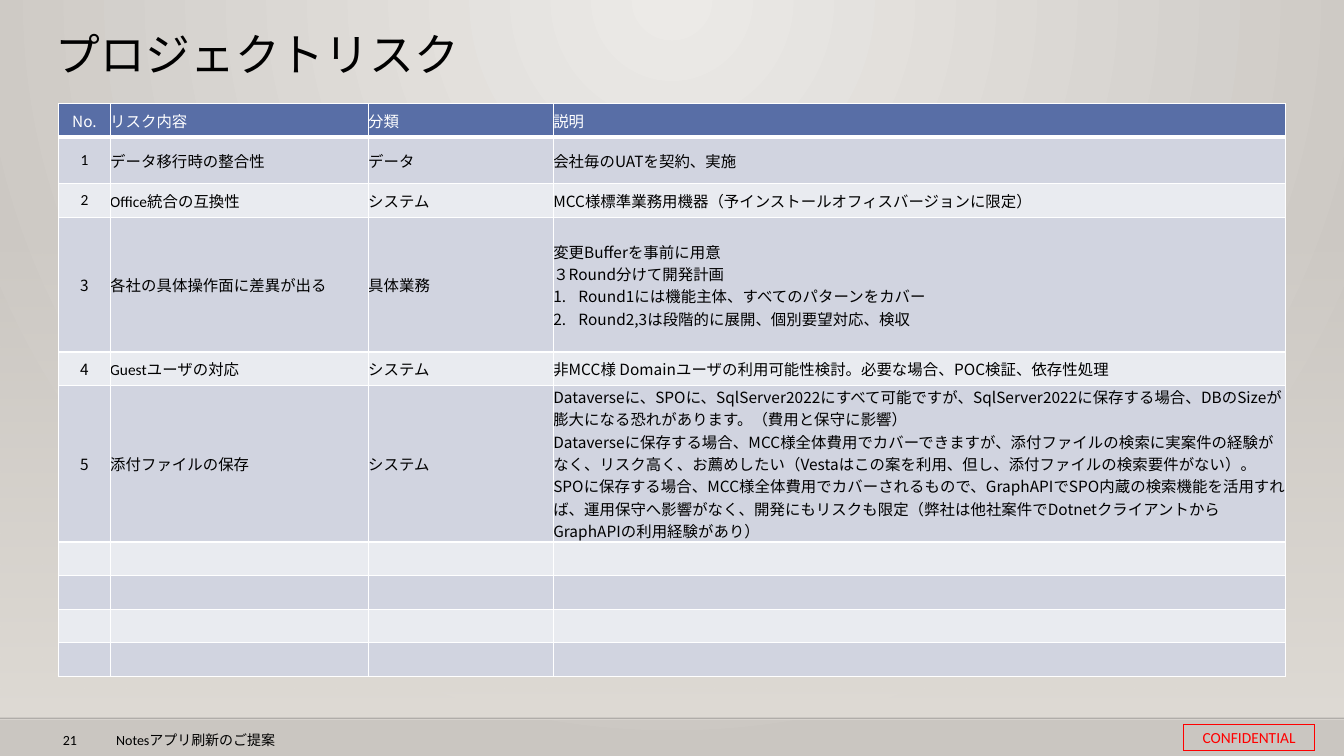
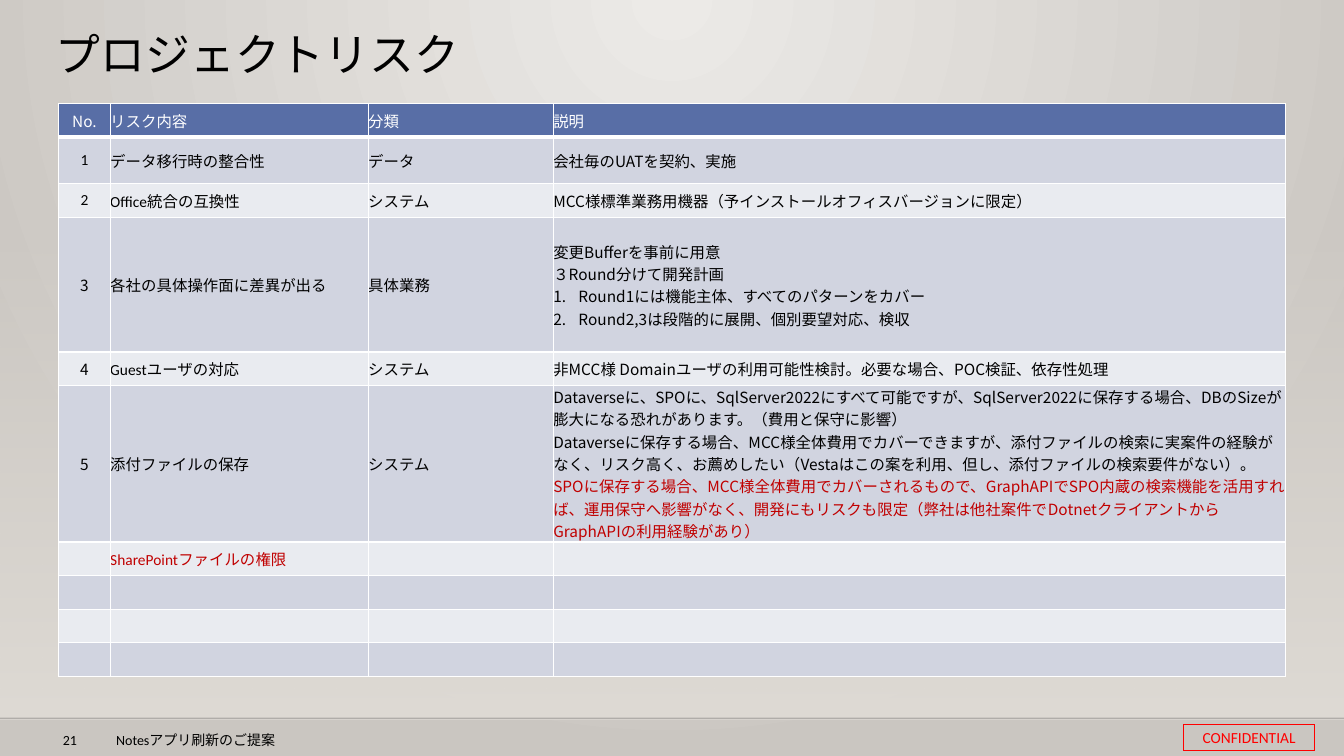
Before and after one commit to 0494938/Notes--CMS-Online, a slide deck: slide 21 of Notesアプリ刷新プロジェクト提案見積もり.pptx. Drawn at 1344x756 pixels with LibreOffice and Linux fonts; fonts in the diff are those of the drawing; background and template pictures are left out. Boxes give left, top, right and bottom in pixels: in the first picture for what was removed or moved away, otherwise in the second. Text is boxed around its words. In the diff, an @@ line names an element or a change of style, - is before the commit and + after.

```diff
--- a/Notesアプリ刷新プロジェクト提案見積もり.pptx
+++ b/Notesアプリ刷新プロジェクト提案見積もり.pptx
@@ table at (x1=58, y1=104, x2=1286, y2=652) @@
+row 7:  | SharePointファイルの権限 |  | 
-row 10:  |  |  | 
@@ text colour #000000 to #C00000 in "SPOに保存する場合、MCC様全体費用でカバーされるもので、GraphAPIでSPO内蔵の検索機能を活用すれば、運用保守 ..." @@
```
Also in this commit, not shown: 6 other slides changed, 1 other file.
